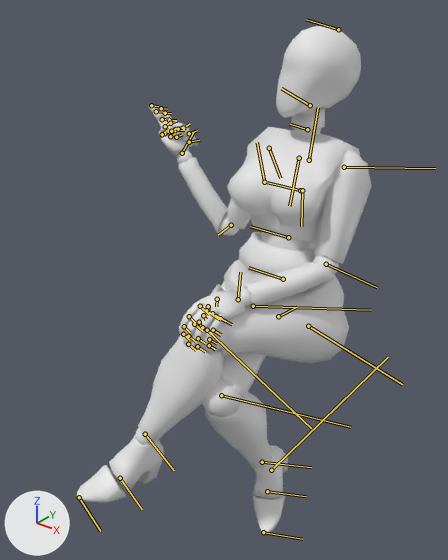
What one commit did to the FBX model TRUE_ENTROPY_UNITYPROJECT/Assets/Animation/Ruth-ish/BarPos.fbx.
Before and after are seen from a camera (50 mm lens) standing at (0.757, -1.17, 1.286) and looking at (-0.091, -0.109, 0.629). Arrows for +X, +Y and +Z are at lower left; the lights stay in place. Both versions are drawn at frame 51 of the action 'Take 001'; the numbers are the values there. The bones that bend it are drawn over the model as lines.

Names of what the first picture shows: 'Tina'.
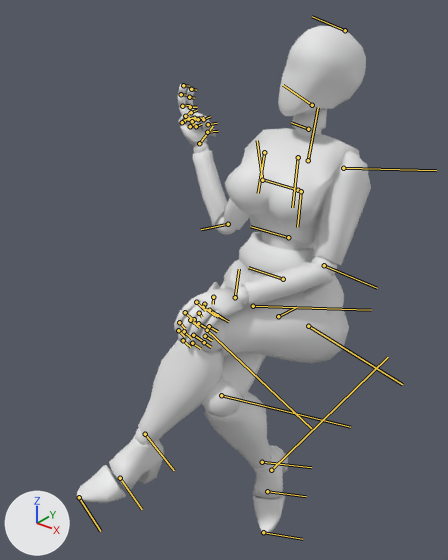
Patch to the scene script:
```diff
--- a/TRUE_ENTROPY_UNITYPROJECT/Assets/Animation/Ruth-ish/BarPos.fbx.py
+++ b/TRUE_ENTROPY_UNITYPROJECT/Assets/Animation/Ruth-ish/BarPos.fbx.py
@@ bone_tina_spine02 @@
 bone_tina_spine02 = bpy.data.objects['Armature'].pose.bones['Tina_Spine02']  # child of 'Tina_Spine01'
-bone_tina_spine02.rotation_quaternion = (0.993, 0.002, -0.12, 0.003)  # degrees (0, -14, 0)
+bone_tina_spine02.rotation_quaternion = (0.985, 0.002, -0.171, 0.003)  # degrees (0, -20, 0)
@@ bone_tina_spine03 @@
 bone_tina_spine03 = bpy.data.objects['Armature'].pose.bones['Tina_Spine03']  # child of 'Tina_Spine02'
-bone_tina_spine03.rotation_quaternion = (0.998, -0.002, 0.07, -0.001)  # degrees (0, 8, 0)
+bone_tina_spine03.rotation_quaternion = (0.992, 0.001, 0.125, -0.03)  # degrees (0, 14, -4)
@@ bone_tina_l_shoulder @@
 bone_tina_l_shoulder = bpy.data.objects['Armature'].pose.bones['Tina_L_Shoulder']  # child of 'Tina_Spine03'
-bone_tina_l_shoulder.rotation_quaternion = (0.997, 0.012, -0.069, 0.011)  # degrees (1, -8, 1)
+bone_tina_l_shoulder.rotation_quaternion = (0.997, 0.012, -0.073, 0.032)  # degrees (1, -8, 4)
@@ bone_tina_l_arm_forearm @@
 bone_tina_l_arm_forearm = bpy.data.objects['Armature'].pose.bones['Tina_L_Arm_Forearm']  # child of 'Tina_L_Arm_Base'
-bone_tina_l_arm_forearm.rotation_quaternion = (0.871, 0.15, -0.438, -0.165)  # degrees (35, -46, -37)
+bone_tina_l_arm_forearm.rotation_quaternion = (0.864, 0.153, -0.453, -0.159)  # degrees (37, -47, -37)
@@ bone_tina_r_shoulder @@
 bone_tina_r_shoulder = bpy.data.objects['Armature'].pose.bones['Tina_R_Shoulder']  # child of 'Tina_Spine03'
-bone_tina_r_shoulder.rotation_quaternion = (0.997, -0.048, 0.021, -0.06)  # degrees (-6, 2, -7)
+bone_tina_r_shoulder.rotation_quaternion = (0.998, -0.045, -0.032, 0.035)  # degrees (-5, -3, 4)
@@ bone_tina_r_arm_base @@
 bone_tina_r_arm_base = bpy.data.objects['Armature'].pose.bones['Tina_R_Arm_Base']  # child of 'Tina_R_Shoulder'
-bone_tina_r_arm_base.rotation_quaternion = (0.717, 0.314, 0.152, 0.604)  # degrees (40, -9, 77)
+bone_tina_r_arm_base.rotation_quaternion = (0.765, 0.37, 0.249, 0.464)  # degrees (53, 2, 64)
@@ bone_tina_r_arm_forearm @@
 bone_tina_r_arm_forearm = bpy.data.objects['Armature'].pose.bones['Tina_R_Arm_Forearm']  # child of 'Tina_R_Arm_Base'
-bone_tina_r_arm_forearm.rotation_quaternion = (0.516, 0.144, -0.839, -0.089)  # degrees (-33, -123, 38)
+bone_tina_r_arm_forearm.rotation_quaternion = (-0.427, -0.202, 0.876, 0.099)  # degrees (-29, -135, 38)
@@ bone_tina_r_hand @@
 bone_tina_r_hand = bpy.data.objects['Armature'].pose.bones['Tina_R_Hand']  # child of 'Tina_R_Arm_Forearm'
-bone_tina_r_hand.rotation_quaternion = (0.85, 0.486, -0.082, -0.186)  # degrees (59, 2, -23)
+bone_tina_r_hand.rotation_quaternion = (0.853, 0.506, 0.019, -0.127)  # degrees (60, 9, -12)
@@ bone_tina_r_hand_index02 @@
 bone_tina_r_hand_index02 = bpy.data.objects['Armature'].pose.bones['Tina_R_Hand_Index02']  # child of 'Tina_R_Hand_Index01'
-bone_tina_r_hand_index02.rotation_quaternion = (0.999, 0.0, -0.045, 0.0)  # degrees (0, -5, 0)
+bone_tina_r_hand_index02.rotation_quaternion = (0.979, 0.02, 0.201, 0.008)  # degrees (3, 23, 1)
@@ bone_tina_r_hand_index03 @@
 bone_tina_r_hand_index03 = bpy.data.objects['Armature'].pose.bones['Tina_R_Hand_Index03']  # child of 'Tina_R_Hand_Index02'
-bone_tina_r_hand_index03.rotation_quaternion = (0.994, 0.009, -0.109, 0.027)  # degrees (1, -13, 3)
+bone_tina_r_hand_index03.rotation_quaternion = (0.975, 0.071, 0.209, 0.026)  # degrees (9, 24, 5)
@@ bone_tina_r_hand_middlefinger02 @@
 bone_tina_r_hand_middlefinger02 = bpy.data.objects['Armature'].pose.bones['Tina_R_Hand_MiddleFinger02']  # child of 'Tina_R_Hand_MiddleFinger01'
-bone_tina_r_hand_middlefinger02.rotation_quaternion = (0.999, 0.0, -0.045, -0.004)  # degrees (0, -5, 0)
+bone_tina_r_hand_middlefinger02.rotation_quaternion = (0.979, 0.009, 0.202, 0.0)  # degrees (1, 23, 0)
@@ bone_tina_r_hand_middlefinger03 @@
 bone_tina_r_hand_middlefinger03 = bpy.data.objects['Armature'].pose.bones['Tina_R_Hand_MiddleFinger03']  # child of 'Tina_R_Hand_MiddleFinger02'
-bone_tina_r_hand_middlefinger03.rotation_quaternion = (0.992, 0.038, -0.107, 0.063)  # degrees (4, -13, 7)
+bone_tina_r_hand_middlefinger03.rotation_quaternion = (0.972, 0.087, 0.214, 0.052)  # degrees (12, 24, 9)
```

Changed parts and their boxes [x1, y1, x2, y2] in the pictures (448 x 560 px):
'Tina', posed: before [76, 26, 372, 534]; after [76, 26, 371, 534]
bone 'Tina_Spine03', root to tip: before (300, 190) to (267, 182); after (298, 190) to (264, 180)
bone 'Tina_L_Shoulder', root to tip: before (309, 160) to (318, 107); after (308, 160) to (318, 107)
bone 'Tina_L_Arm_Forearm', root to tip: before (326, 264) to (377, 287); after (324, 265) to (377, 288)
bone 'Tina_R_Shoulder', root to tip: before (299, 158) to (289, 206); after (298, 157) to (292, 207)
bone 'Tina_R_Arm_Base', root to tip: before (269, 148) to (280, 178); after (264, 152) to (258, 193)
bone 'Tina_R_Arm_Forearm', root to tip: before (231, 225) to (218, 235); after (228, 224) to (201, 229)
bone 'Tina_R_Hand', root to tip: before (182, 153) to (193, 132); after (199, 143) to (213, 126)
bone 'Tina_R_Hand_Index02', root to tip: before (169, 120) to (177, 120); after (190, 107) to (197, 107)
bone 'Tina_R_Hand_Index03', root to tip: before (165, 113) to (171, 113); after (189, 97) to (194, 98)
bone 'Tina_R_Hand_MiddleFinger02', root to tip: before (162, 119) to (169, 118); after (182, 106) to (190, 105)
bone 'Tina_R_Hand_MiddleFinger03', root to tip: before (156, 111) to (163, 112); after (181, 94) to (186, 95)
